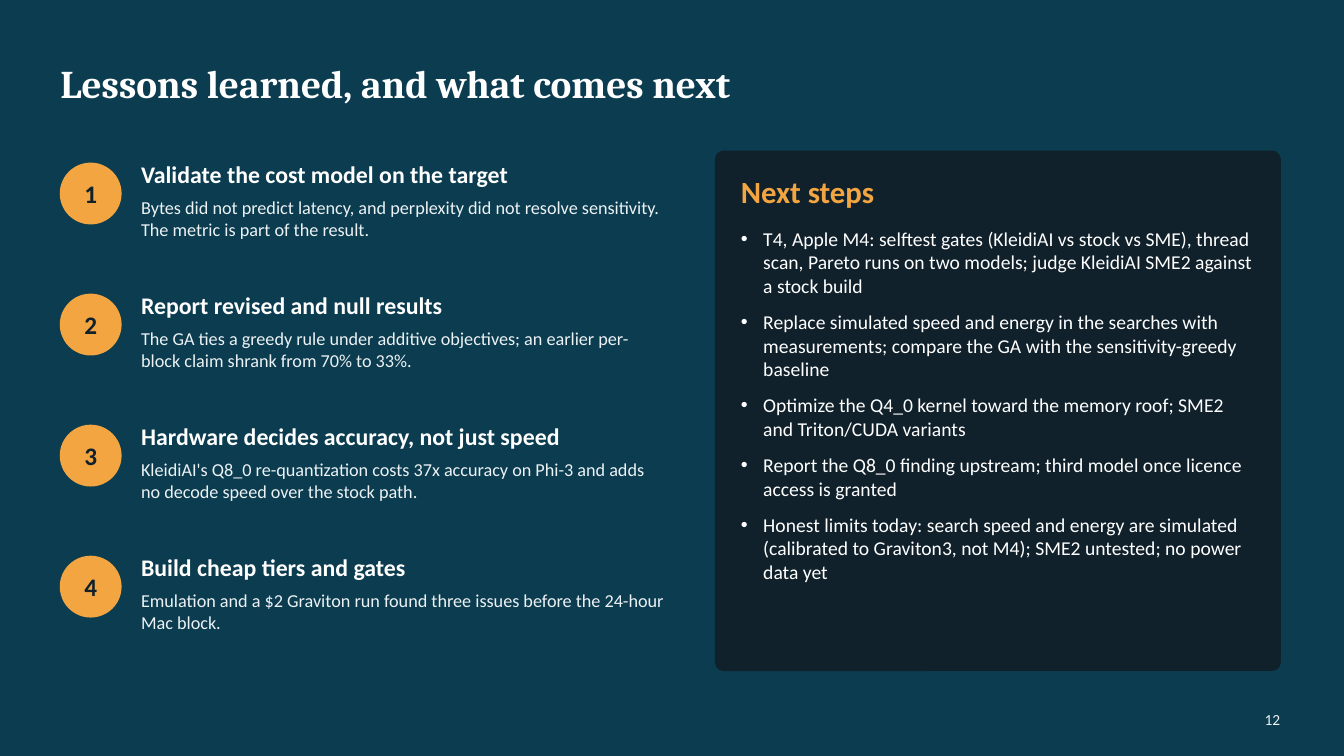
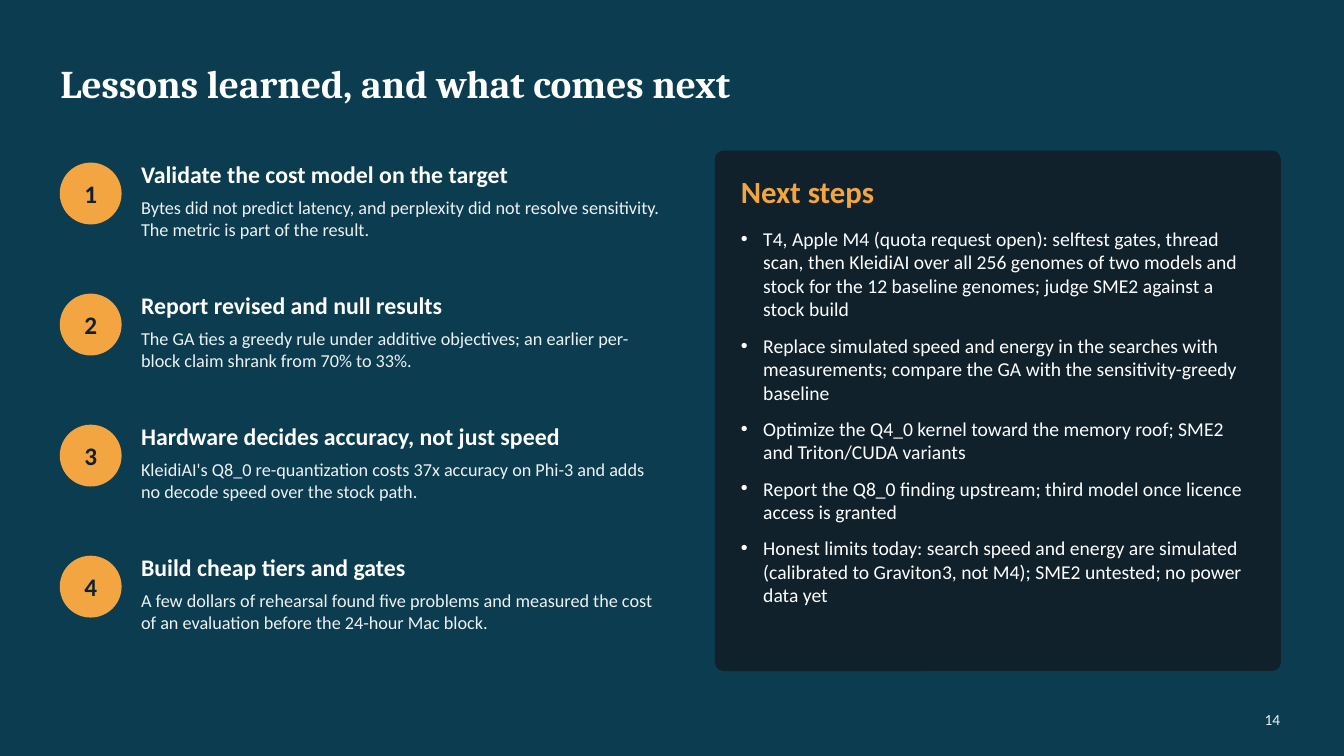
Before and after one commit to npwa/Evol_inference, a slide deck: slide 14 of presentation/Evol_inference_mac-m4.pptx (slide 12 before the commit). Drawn at 1344x756 pixels with LibreOffice and Linux fonts; fonts in the diff are those of the drawing. Boxes give left, top, right and bottom in pixels: in the first picture for what was removed or moved away, otherwise in the second. Text is boxed around its words. In the diff, an @@ line names an element or a change of style, - is before the commit and + after.

Commit message:
Update the deck with the Graviton rehearsal findings
- add slides: measured cost per evaluation and 24 h projection, rehearsal problems and the reduced Mac design
- refresh strategy, calibrated-model, lessons and next-steps slides (Mac cost about 30 USD)

```diff
--- a/presentation/Evol_inference_mac-m4.pptx
+++ b/presentation/Evol_inference_mac-m4.pptx
@@ text at (763, 232, 1237, 316): text changed @@
-• T4, Apple M4: selftest gates (KleidiAI vs stock vs SME), thread scan, Pareto runs on two models; judge KleidiAI SME2 against a stock build
+• T4, Apple M4 (quota request open): selftest gates, thread scan, then KleidiAI over all 256 genomes of two models and stock for the 12 baseline genomes; judge SME2 against a stock build
@@ text at (141, 594, 652, 629): text changed @@
-Emulation and a $2 Graviton run found three issues before the 24-hour Mac block.
+A few dollars of rehearsal found five problems and measured the cost of an evaluation before the 24-hour Mac block.
@@ page number at (1265, 715, 1281, 725): text changed @@
-12
+14
```
Also in this commit, not shown: 3 other slides changed, 2 slides added, 1 other file.
